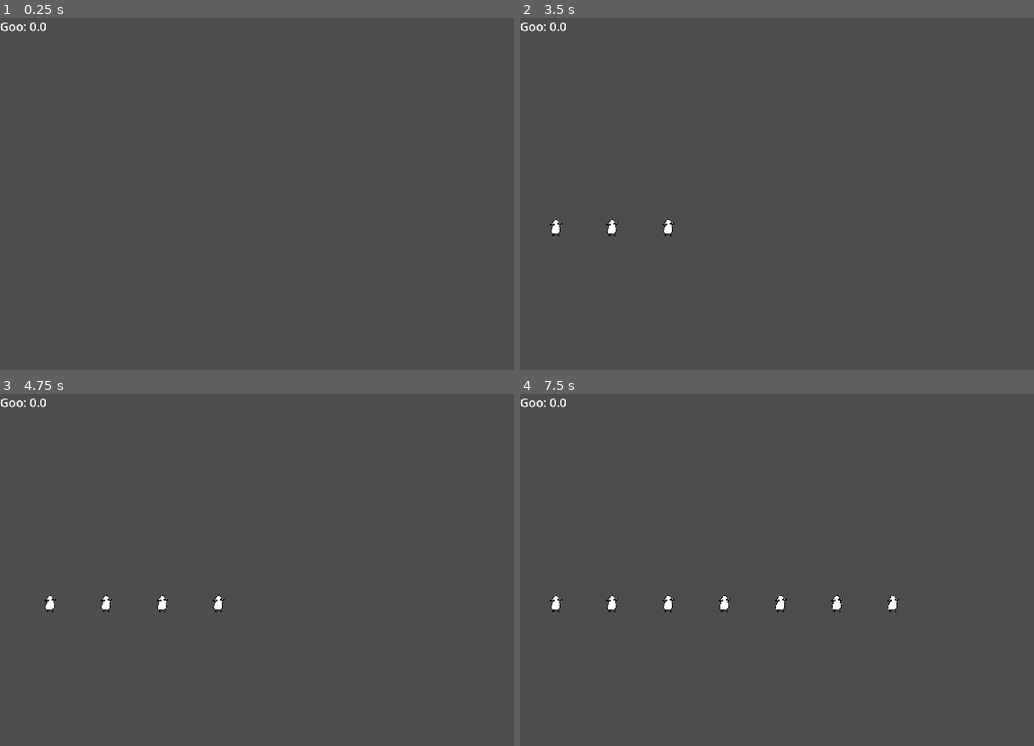
Above: before the commit, frames 1-4 (two rows, left to right).
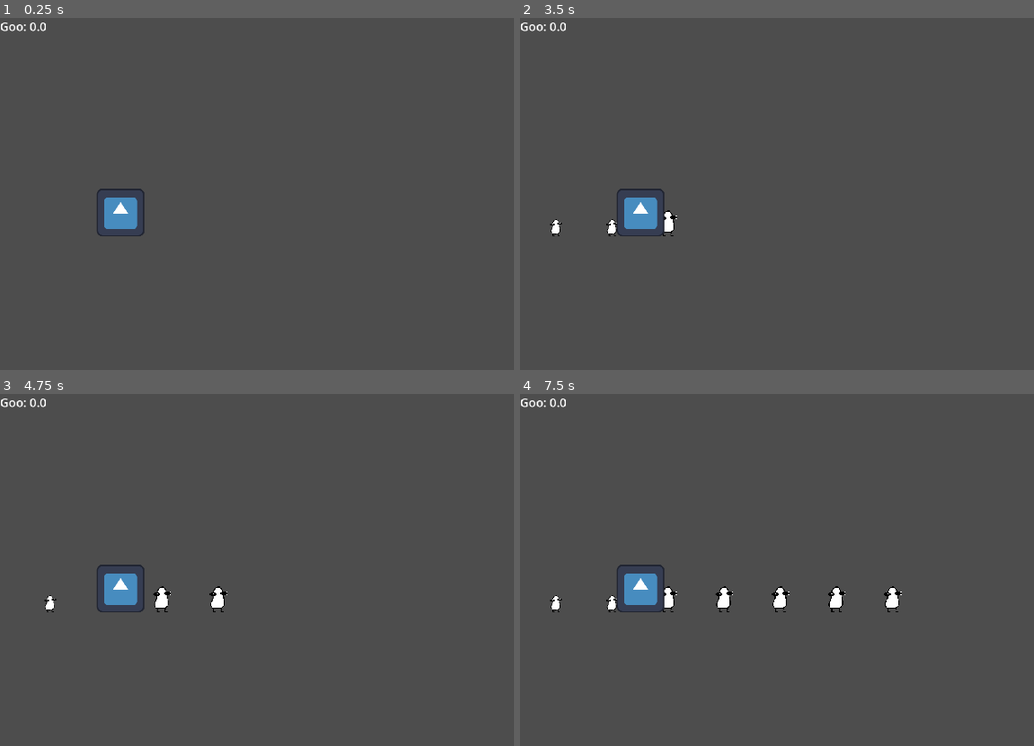
Above: after the commit, the same moments.

Repository: Octoan1/Tinkles-Incremental
Game: Godot game, scene res://main.tscn
Two runs of this game, one before a commit and one after it. Both use one fixed random seed, a clock stepped at 60 frames per second and the inputs below. The engine's default icon, where the game draws it, is replaced by a stand-in: a white triangle on a blue panel in a dark square.
Inputs:
- Up to frame 1 (0.25 s): no input
- Up to frame 2 (3.5 s): tap Enter at 0.5 s
- Up to frame 3 (4.75 s): no input
- Up to frame 4 (7.5 s): no input

The runs differ from the first frame. In frame 1, 0.7% of the frame differs, in the area x 18-29%, y 48-62%; in frame 2, 0.8%; in frame 3, 1.0%; in frame 4, 1.3%, in the area x 18-75%, y 48-62%.

Commit message:
Traits added
- Lemmings can now have traits
- Trait resource added
- Fed Trait added: Lemming scale and health increased
- Buffet building added: Lemmings that pass by the buffet acquire the Fed Trait

Diff:
--- a/Objects/Lemming/lemming.gd
+++ b/Objects/Lemming/lemming.gd
@@ -7,7 +7,7 @@
 @export var death_value: float = 3.0
 @export var damage_value: float = 1.0
 @export var life_span: float = 30.0
-var traits: Array[String]
+var traits: Array[Trait]
 
 @onready var invuln_timer: Timer = $invuln_timer
 
@@ -17,6 +17,21 @@
 func _ready() -> void:
 	invuln_timer.wait_time = invuln_duration
 	self.velocity.x = SPEED
+
+func add_trait(t: Trait) -> void:
+	print(t, " trait added")
+	# check if trait already exists
+	if traits.has(t):
+		# special case: Fed can be stacked.
+		if t.name != "Fed":
+			return
+
+	traits.append(t)
+	assign_traits()
+
+func assign_traits() -> void:
+	for t in traits:
+		self.call(t.effect_name)
 
 func take_damage(damage_amount) -> void:
 	if not invulnerable:
@@ -61,3 +76,10 @@
 
 func _on_invuln_timer_timeout() -> void:
 	invulnerable = false
+
+
+### TRAITS HERE ###
+
+func _fed() -> void:
+	global_scale *= 1.5
+	health *= 2
--- /dev/null
+++ b/Traits/fed.tres
@@ -0,0 +1,9 @@
+[gd_resource type="Resource" script_class="Trait" format=3 uid="uid://c3jioqw4s0t18"]
+
+[ext_resource type="Script" uid="uid://bjtvmhml7uq0" path="res://Traits/trait.gd" id="1_r3th0"]
+
+[resource]
+script = ExtResource("1_r3th0")
+name = "Fed"
+effect_name = "_fed"
+metadata/_custom_type_script = "uid://bjtvmhml7uq0"
--- /dev/null
+++ b/Traits/trait.gd
@@ -0,0 +1,5 @@
+extends Resource
+class_name Trait
+
+@export var name: String
+@export var effect_name: String
--- /dev/null
+++ b/buffet.gd
@@ -0,0 +1,5 @@
+extends Node2D
+const FED = preload("uid://c3jioqw4s0t18")
+
+func _on_area_2d_body_entered(body: Node2D) -> void:
+	body.add_trait(FED)
--- a/main.tscn
+++ b/main.tscn
@@ -4,6 +4,8 @@
 [ext_resource type="PackedScene" uid="uid://c0arlauc1koa8" path="res://Objects/Lemming/lemming.tscn" id="2_0xm2m"]
 [ext_resource type="PackedScene" uid="uid://ci8eqs22jrag3" path="res://Game Logic/damage_area.tscn" id="3_h2yge"]
 [ext_resource type="Script" uid="uid://ttsgpucekkd3" path="res://UI/ui.gd" id="4_1bvp3"]
+[ext_resource type="Script" uid="uid://cbn6eubu7egnd" path="res://buffet.gd" id="5_7mycd"]
+[ext_resource type="Texture2D" uid="uid://ddux8qo1iqdpo" path="res://icon.svg" id="5_lquwl"]
 
 [sub_resource type="RectangleShape2D" id="RectangleShape2D_1bvp3"]
 size = Vector2(1118.25, 634.5)
@@ -13,6 +15,8 @@
 
 [sub_resource type="RectangleShape2D" id="RectangleShape2D_lquwl"]
 size = Vector2(31.097046, 22)
+
+[sub_resource type="RectangleShape2D" id="RectangleShape2D_7mycd"]
 
 [node name="Main" type="Node" unique_id=1833770416]
 
@@ -52,4 +56,21 @@
 theme_override_font_sizes/font_size = 32
 metadata/_edit_use_anchors_ = true
 
+[node name="Buffet" type="Node2D" parent="." unique_id=1482356897]
+position = Vector2(322, 520)
+script = ExtResource("5_7mycd")
+
+[node name="Area2D" type="Area2D" parent="Buffet" unique_id=681894410]
+position = Vector2(-4, 6)
+scale = Vector2(0.725, 6.335)
+collision_layer = 4
+collision_mask = 2
+
+[node name="CollisionShape2D" type="CollisionShape2D" parent="Buffet/Area2D" unique_id=326607180]
+shape = SubResource("RectangleShape2D_7mycd")
+
+[node name="Sprite2D" type="Sprite2D" parent="Buffet" unique_id=357427904]
+texture = ExtResource("5_lquwl")
+
 [connection signal="timeout" from="LemmingSpawner/Timer" to="LemmingSpawner" method="_on_timer_timeout"]
+[connection signal="body_entered" from="Buffet/Area2D" to="Buffet" method="_on_area_2d_body_entered"]
--- a/project.godot
+++ b/project.godot
@@ -38,6 +38,7 @@
 "res://Assets/": "red",
 "res://Game Logic/": "orange",
 "res://Objects/": "purple",
+"res://Traits/": "yellow",
 "res://UI/": "green"
 }
 
Not shown, added: Traits/trait.gd.uid
Not shown, added: buffet.gd.uid
